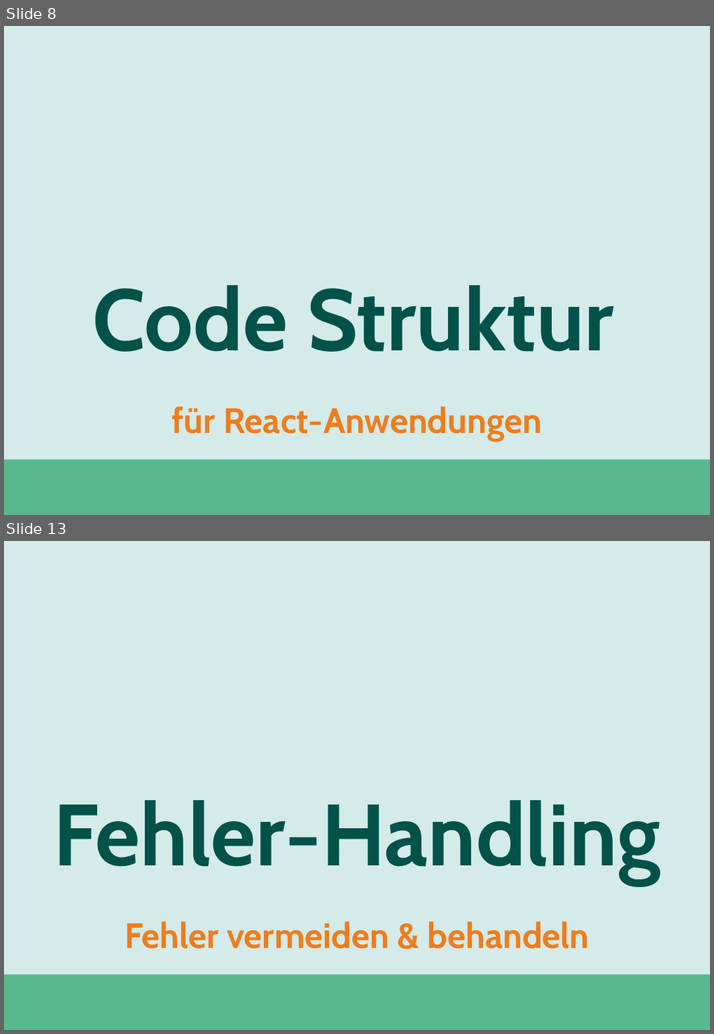
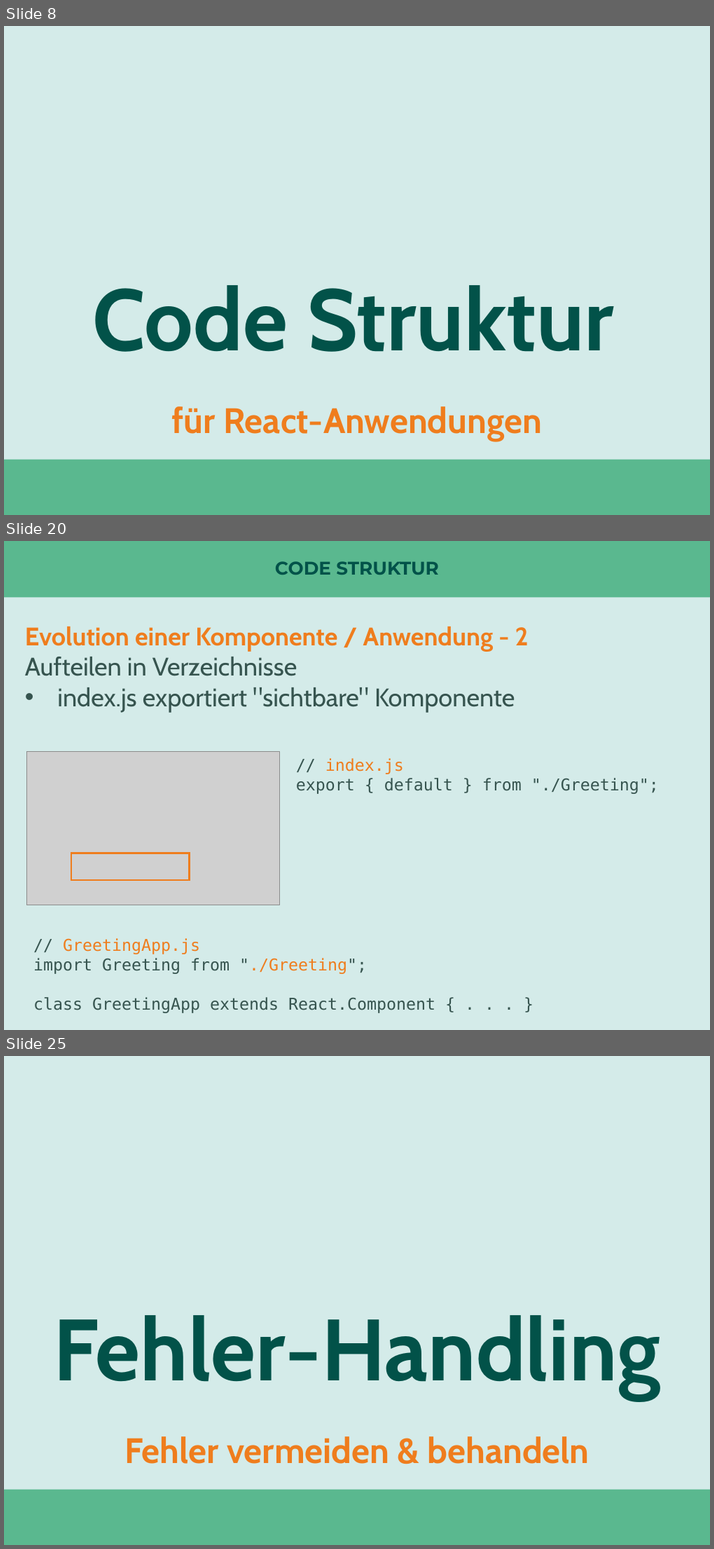
Before and after one commit to nilshartmann/react-talk, a slide deck: react-in-enterprise-anwendungen.pptx. Shown one above the other, each under a label of ours: slides 8 and 13 before the commit, slides 8, 20 and 25 after it; the slides between them are not shown. The pictures are 714x1034 and 714x1549 pixels, drawn with LibreOffice and Linux fonts; fonts in the diff are those of the drawing; grey boxes stand for pictures. Boxes give left, top, right and bottom in pixels: in the first picture for what was removed or moved away, otherwise in the second. Text is boxed around its words. In the diff, an @@ line names an element or a change of style, - is before the commit and + after.

```diff
--- a/react-in-enterprise-anwendungen.pptx
+++ b/react-in-enterprise-anwendungen.pptx
@@ slide 20 added at (4,541,710,1030), background #D4EBE9 @@
@@ rectangle added at (4,541,710,597), fill #5AB88F @@
@@ title added at (275,561,439,575), 20.3 pt, text #025249, bold @@
+CODE STRUKTUR
@@ text added at (25,626,528,712), 28 pt, text #36544F @@
+Evolution einer Komponente / Anwendung - 2
+Aufteilen in Verzeichnisse
+• index.js exportiert "sichtbare" Komponente
@@ picture added at (27,752,280,904) @@
@@ text added at (296,758,658,794), 18 pt, text #36544F @@
+// index.js
+export { default } from "./Greeting";
@@ rectangle added at (71,853,190,880), outline #EF7D1D 2 pt @@
@@ text added at (33,938,435,1013), 18 pt, text #36544F @@
+// GreetingApp.js
+import Greeting from "./Greeting";
+class GreetingApp extends React.Component { . . . }
@@ what was slide 13 is now slide 25 @@
```
Also in this commit, not shown: 6 slides changed, 13 other slides added, 7 slides removed, 1 other file.
